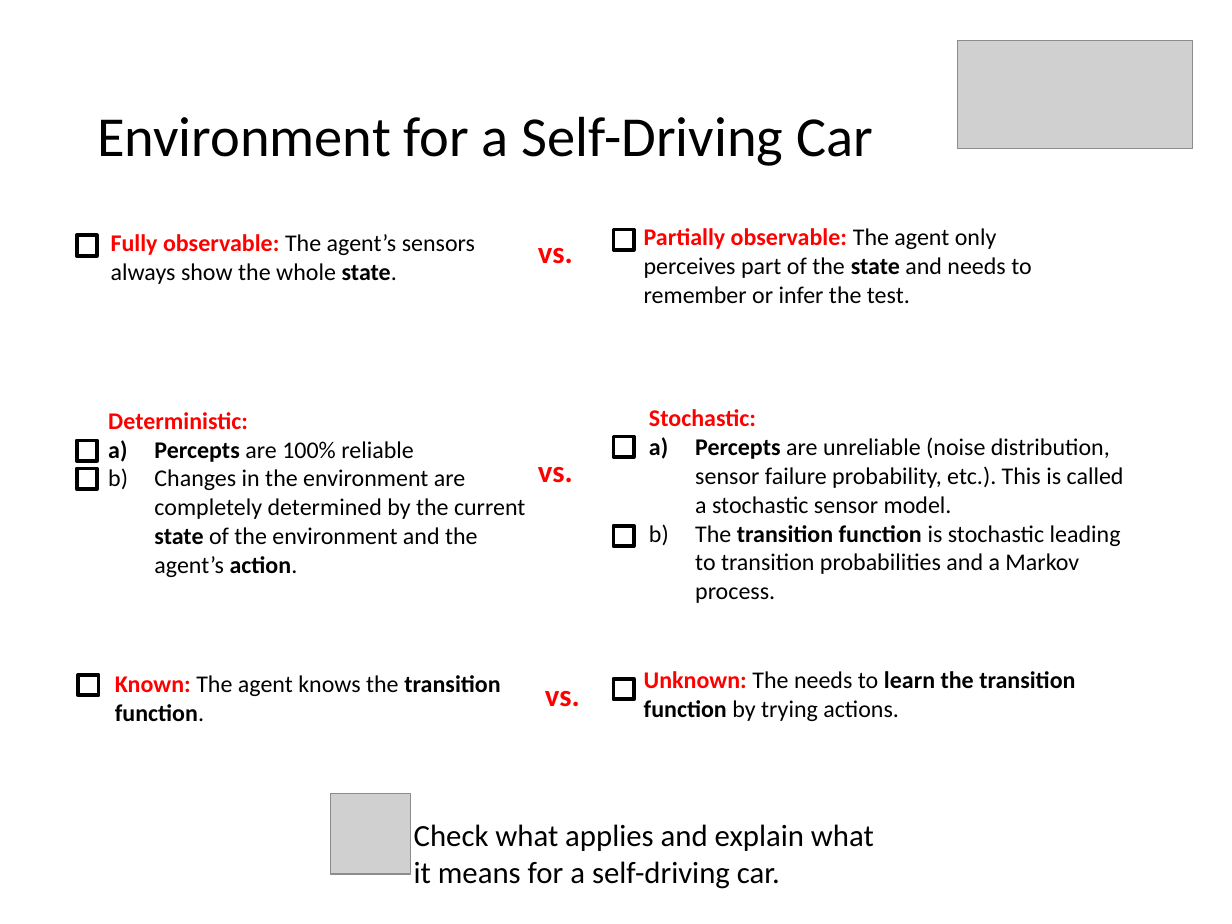
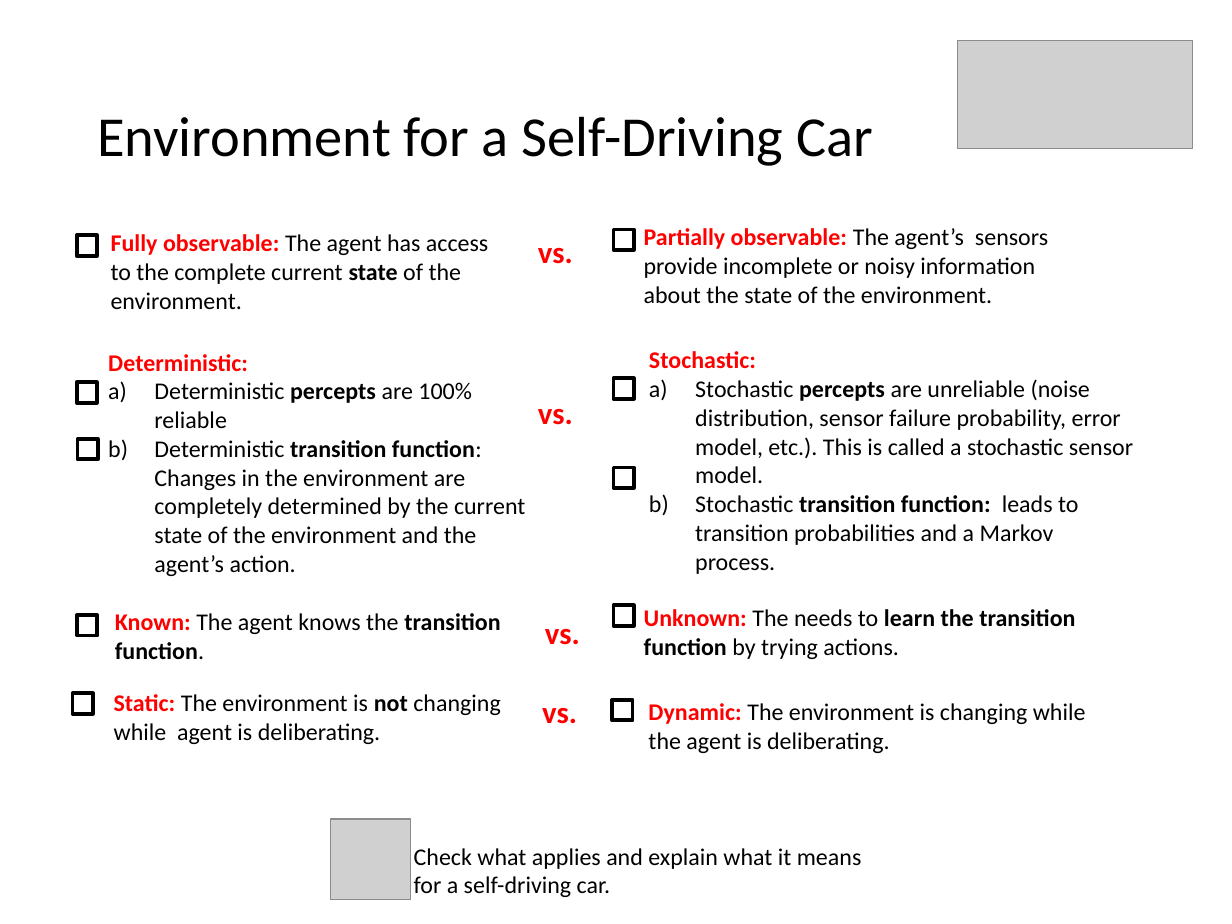
Before and after one commit to mhahsler/CS7320-AI, a slide deck: slide 19 of slides/02_agents_discussion.pptx (slide 11 before the commit). Drawn at 1232x924 pixels with LibreOffice and Linux fonts; fonts in the diff are those of the drawing; grey boxes stand for pictures. Boxes give left, top, right and bottom in pixels: in the first picture for what was removed or moved away, otherwise in the second. Text is boxed around its words. In the diff, an @@ line names an element or a change of style, - is before the commit and + after.

Commit message:
improved environment properties description.

```diff
--- a/slides/02_agents_discussion.pptx
+++ b/slides/02_agents_discussion.pptx
@@ text at bbox=[111, 234, 488, 309]: text changed @@
-Fully observable: The agent’s sensors always show the whole state.
+Fully observable: The agent has access to the complete current state of the environment.
@@ text at bbox=[644, 228, 1048, 303]: text changed @@
-Partially observable: The agent only perceives part of the state and needs to remember or infer the test.
+Partially observable: The agent’s sensors provide incomplete or noisy information about the state of the environment.
@@ text "Deterministic:": place and size @@
-text "Deterministic:" at bbox=[108, 412, 525, 577]
+text "Deterministic:" at bbox=[108, 354, 525, 576]
@@ text "Stochastic:": place and size @@
-text "Stochastic:" at bbox=[649, 409, 1124, 603]
+text "Stochastic:" at bbox=[649, 351, 1133, 574]
@@ text at bbox=[154, 382, 525, 576]: text changed @@
-a) Percepts are 100% reliable
-b) Changes in the environment are completely determined by the current state of the environment and the agent’s action.
+a) Deterministic percepts are 100% reliable
+b) Deterministic transition function: Changes in the environment are completely determined by the current state of the environment and the agent’s action.
@@ text at bbox=[695, 379, 1133, 574]: text changed @@
-a) Percepts are unreliable (noise distribution, sensor failure probability, etc.). This is called a stochastic sensor model.
-b) The transition function is stochastic leading to transition probabilities and a Markov process.
+a) Stochastic percepts are unreliable (noise distribution, sensor failure probability, error model, etc.). This is called a stochastic sensor model.
+b) Stochastic transition function: leads to transition probabilities and a Markov process.
@@ rectangle: place and size @@
-rectangle at bbox=[76, 468, 96, 489]
+rectangle at bbox=[78, 439, 97, 460]
@@ 3 texts: place and size @@
-3 texts at bbox=[115, 671, 1075, 721]
+3 texts at bbox=[115, 609, 1075, 659]
@@ 4 rectangles, 1 text: place and size @@
-4 rectangles, 1 text at bbox=[76, 436, 633, 696]
+4 rectangles, 1 text at bbox=[76, 378, 633, 636]
@@ rectangle: place and size @@
-rectangle at bbox=[614, 679, 633, 700]
+rectangle at bbox=[614, 605, 633, 626]
@@ rectangle added at bbox=[73, 694, 92, 715], outline #000000 2.25 pt @@
@@ text added at bbox=[114, 694, 501, 744], 14 pt, text #000000 @@
+Static: The environment is not changing while agent is deliberating.
@@ text added at bbox=[542, 708, 577, 724], 18 pt, text #FF0000, bold @@
+vs.
@@ rectangle added at bbox=[612, 700, 632, 721], outline #000000 2.25 pt @@
@@ text added at bbox=[648, 703, 1086, 753], 14 pt, text #000000 @@
+Dynamic: The environment is changing while the agent is deliberating.
@@ picture: place and size @@
-picture at bbox=[330, 793, 410, 873]
+picture at bbox=[330, 819, 410, 899]
@@ text "Check what applies and explain ...": place and size @@
-text "Check what applies and explain ..." at bbox=[414, 824, 874, 889]
+text "Check what applies and explain ..." at bbox=[414, 848, 862, 897]
@@ text "Check what applies and explain ..." at bbox=[414, 848, 862, 897]: size 18 to 14 pt @@
```
Also in this commit, not shown: 3 slides added, 3 slides removed, 2 other files.
